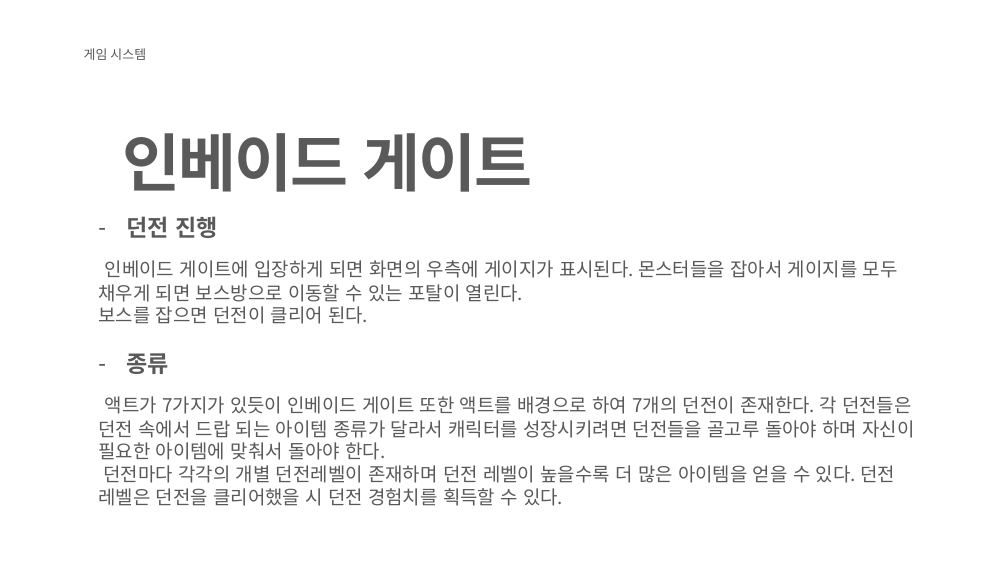
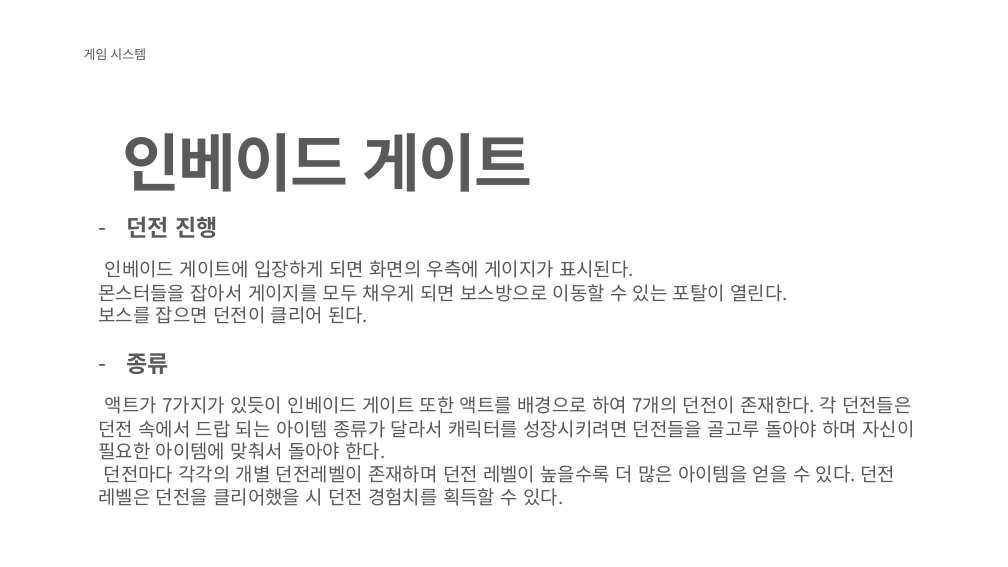
Before and after one commit to KJGoody/Daemonis, a slide deck: slide 9 of Deamonis(데모니스) 기획서/Daemonis PPT.pptx. Drawn at 1008x567 pixels with LibreOffice and Linux fonts; fonts in the diff are those of the drawing; background and template pictures are left out. Boxes give left, top, right and bottom in pixels: in the first picture for what was removed or moved away, otherwise in the second. Text is boxed around its words. In the diff, an @@ line names an element or a change of style, - is before the commit and + after.

```diff
--- a/Deamonis(데모니스) 기획서/Daemonis PPT.pptx
+++ b/Deamonis(데모니스) 기획서/Daemonis PPT.pptx
@@ text at bbox=[98, 260, 787, 302]: text changed @@
-인베이드 게이트에 입장하게 되면 화면의 우측에 게이지가 표시된다. 몬스터들을 잡아서 게이지를 모두 채우게 되면 보스방으로 이동할 수 있는 포탈이 열린다.
+인베이드 게이트에 입장하게 되면 화면의 우측에 게이지가 표시된다.
+몬스터들을 잡아서 게이지를 모두 채우게 되면 보스방으로 이동할 수 있는 포탈이 열린다.
```
Also in this commit, not shown: 3 other slides changed, 4 slides added.
